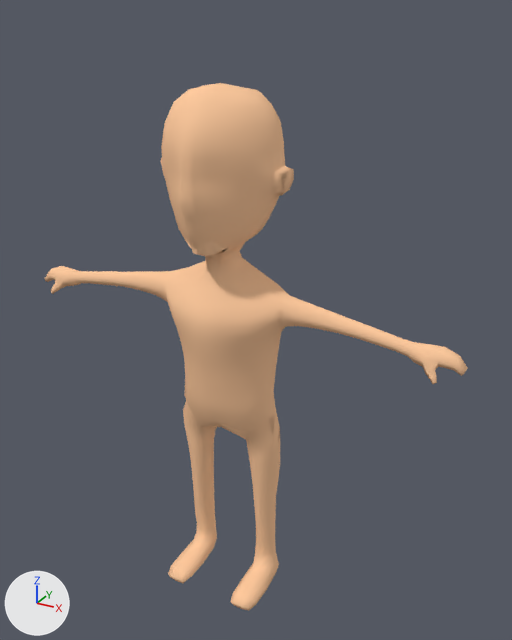
What one commit did to the Blender file REWOP/Assets/nexoGONEWILD.blend.
Before and after are seen from a camera (50 mm lens) standing at (1.09, -1.849, 1.978) and looking at (0.052, 0.038, 1.035). Arrows for +X, +Y and +Z are at lower left; the lights stay in place.

In view in the first picture: 'Nexo'.
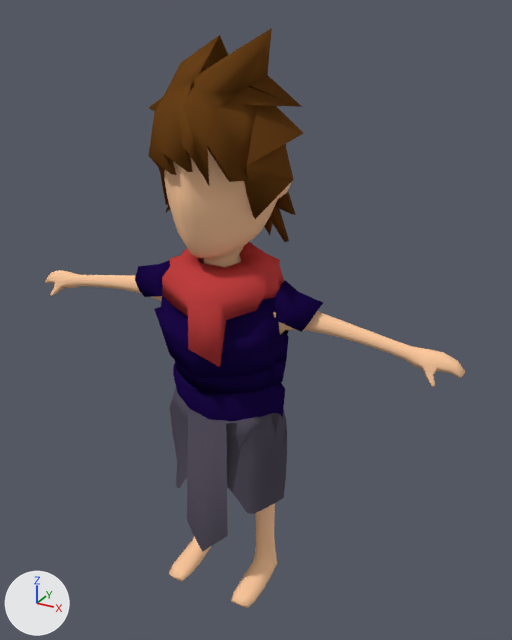
Where the change shows, as pixel boxes [x1, y1, x2, y2] in the pictures (512 x 640 px; the box of a moved part takes in the faces that stretch with it):
'Nexo', reshaped, moved: before [45, 83, 468, 611]; after [45, 148, 465, 608]
'Hair', shown (brown): after [148, 28, 303, 242]
'Nexo.003', shown (purple): after [135, 260, 323, 421]
'Nexo.001', shown: after [170, 388, 287, 552]
'Nexo.002', shown (red): after [162, 242, 284, 367]
part 1 of me_cube, moved or reshaped: before [168, 369, 280, 611]; after [169, 503, 277, 608]
part 2 of me_cube, moved or reshaped: before [161, 83, 294, 361]; after [166, 161, 291, 313]
part 3 of me_cube, moved or reshaped: before [360, 324, 412, 356]; after [361, 330, 410, 360]

The change in detail:
me_cube is used by ob_nexo; location (-0.02, -0.024, -0.002).
me_cube had 1013 vertices, 1028 faces, 23 loose edges and spanned x -0.78..0.78, y -0.23..0.17, z 0.01..1.79.
me_cube now has 989 vertices, 1018 faces, 5 loose edges and spans x -0.77..0.77, y -0.23..0.16, z 0.03..1.78.
me_cube part 1: 228 vertices moved from x -0.19..0.19, y -0.18..0.12, z 0.01..0.82 to x -0.19..0.19, y -0.17..0.11, z 0.03..0.83; 66 vertices removed from x -0.19..0.19, y -0.18..0.07, z 0.01..0.67; 46 vertices added at x -0.19..0.18, y -0.18..0.06, z 0.03..0.68.
me_cube part 2: 48 vertices moved from x -0.08..0.18, y -0.18..0.17, z 1.02..1.79 to x -0.08..0.17, y -0.18..0.16, z 1.02..1.78; 14 vertices removed from x -0.2..0.21, y -0.13..0.1, z 1.32..1.55; 10 vertices added at x -0.19..0.2, y -0.13..0.1, z 1.33..1.55.
me_cube part 3: 8 vertices moved from x 0.57..0.58, y -0.04..0.01, z 1.07..1.12 to x 0.57, y -0.03..0.01, z 1.07..1.12.
Object 'Nexo' (ob_nexo) moves from (-0.02, -0.024, -0.002) to (-0.02, -0.029, -0.013).
Object 'Hair' (ob_hair) moves from (0.0, 0.0, 0.0) to (-0.02, -0.048, -0.014).
Object 'Hair' (ob_hair) is now shown.
Object 'Nexo.001' (ob_nexo_001) moves from (0.0, 0.0, 0.0) to (-0.021, -0.024, -0.002).
Object 'Nexo.001' (ob_nexo_001) is now shown.
Object 'Nexo.002' (ob_nexo_002) moves from (0.0, 0.0, 0.0) to (-0.021, -0.024, -0.002).
Object 'Nexo.002' (ob_nexo_002) is now shown.
Object 'Nexo.003' (ob_nexo_003) moves from (0.0, 0.0, 0.0) to (-0.021, -0.033, -0.002).
Object 'Nexo.003' (ob_nexo_003) is rescaled from (1.0, 1.0, 1.0) to (0.976, 0.976, 0.976).
Object 'Nexo.003' (ob_nexo_003) is now shown.
